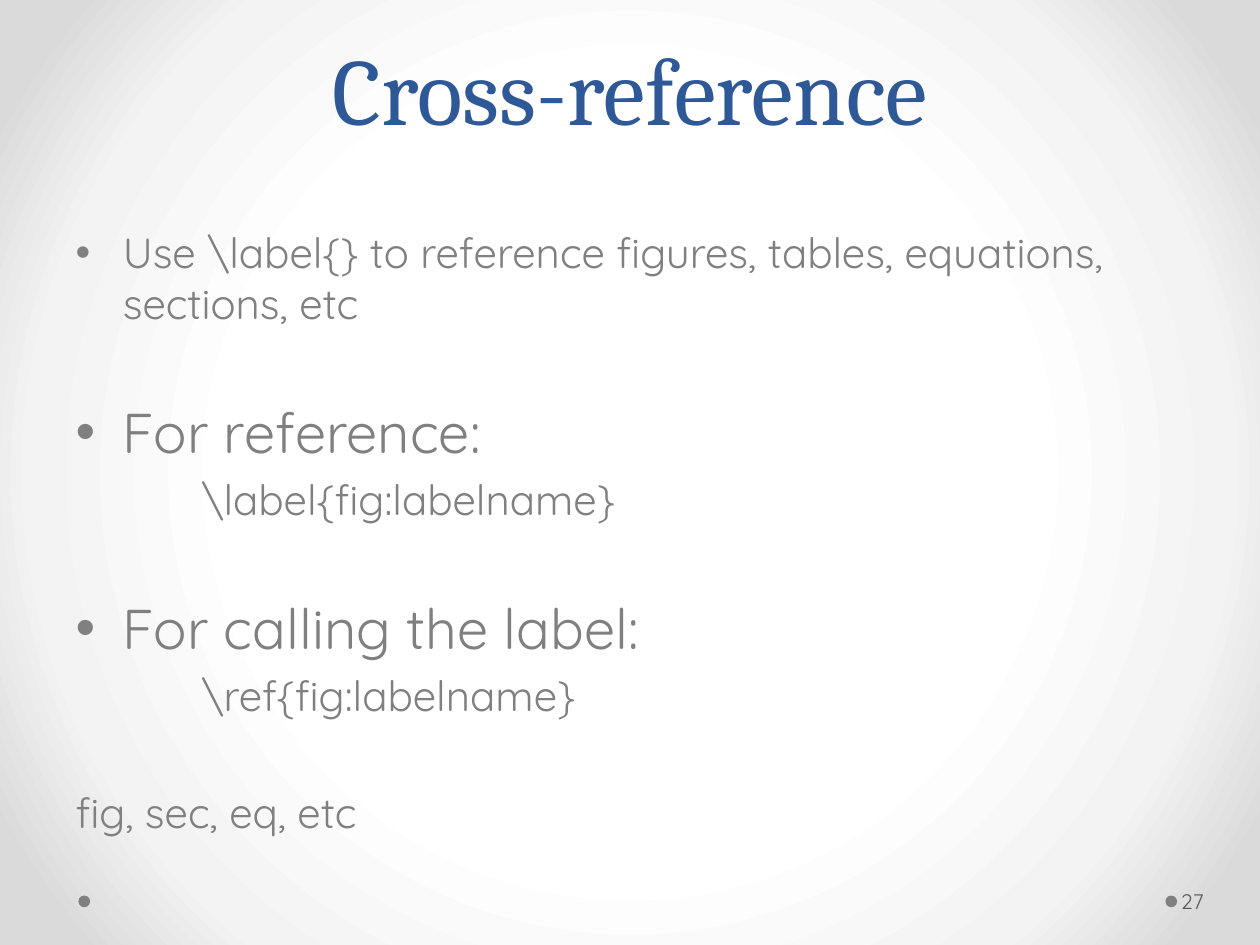
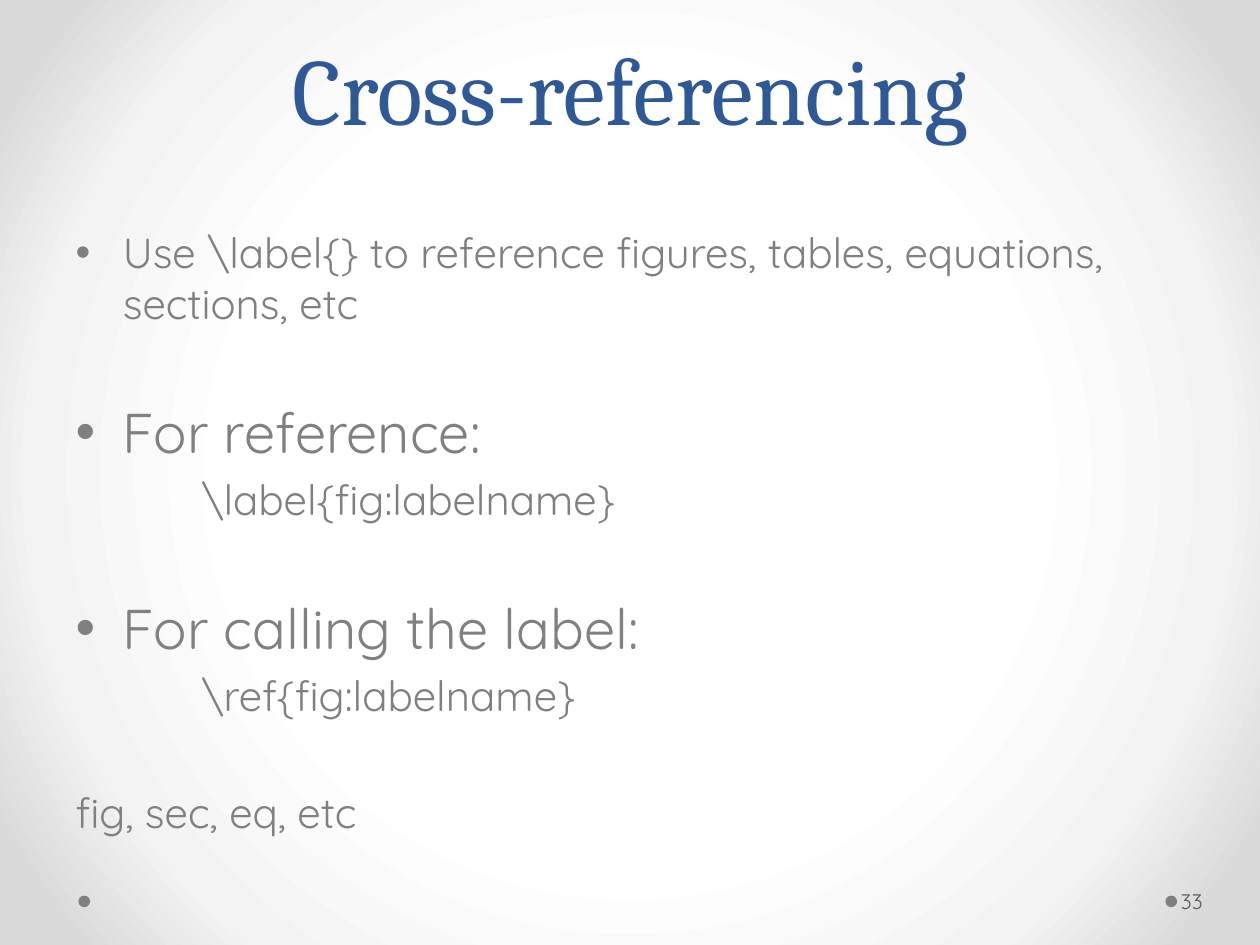
Before and after one commit to Andromedanita/Latex_workshop, a slide deck: slide 34 of Mine.pptx (slide 28 before the commit). Drawn at 1260x945 pixels with LibreOffice and Linux fonts; fonts in the diff are those of the drawing. Boxes give left, top, right and bottom in pixels: in the first picture for what was removed or moved away, otherwise in the second. Text is boxed around its words. In the diff, an @@ line names an element or a change of style, - is before the commit and + after.

```diff
--- a/Mine.pptx
+++ b/Mine.pptx
@@ title at [292,58,968,145]: text changed @@
-Cross-reference
+Cross-referencing
@@ page number at [1181,894,1203,909]: text changed @@
-27
+33
```
Also in this commit, not shown: 6 other slides changed, 9 slides added, 1 other file.
